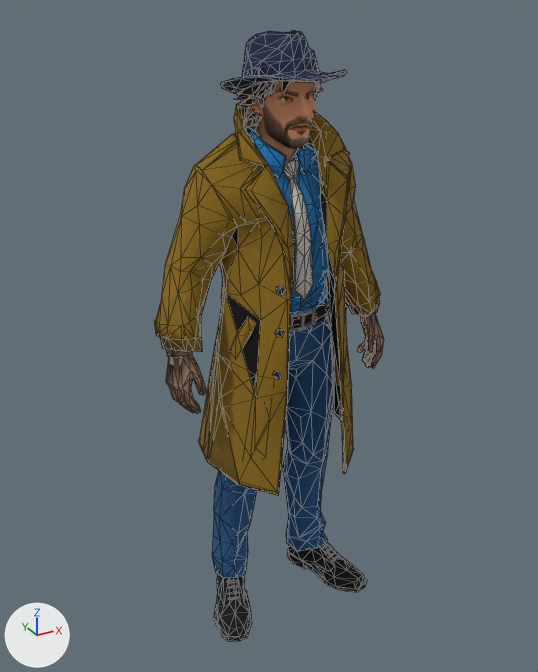
The Blender file ASSETS/MODELS/fit/SEQ_run_stop_L_MALE.blend: old version first, new version second.
Camera for both pictures: a 50 mm lens placed at (-0.566, -0.988, 1.034), pointed at (-0.027, -0.007, 0.543). The axes (+X, +Y, +Z) are drawn at lower left. The lights are the same throughout. The picture after the commit comes second. Both versions are drawn at full value of the shape key 'StopLFix_f05' of 'Outfit_Coat'; the numbers are the values there. Mesh edges are drawn as thin lines on the coarser meshes.

Objects in the first picture: 'Body_Hair_Hat', 'Body_Hands', 'Body_Head', 'Outfit_Coat', 'Outfit_Hat', 'Outfit_Shirt_Coated', 'Outfit_Shoes', 'Outfit_Tie', 'Outfit_Trousers_Coated' and 2 more.
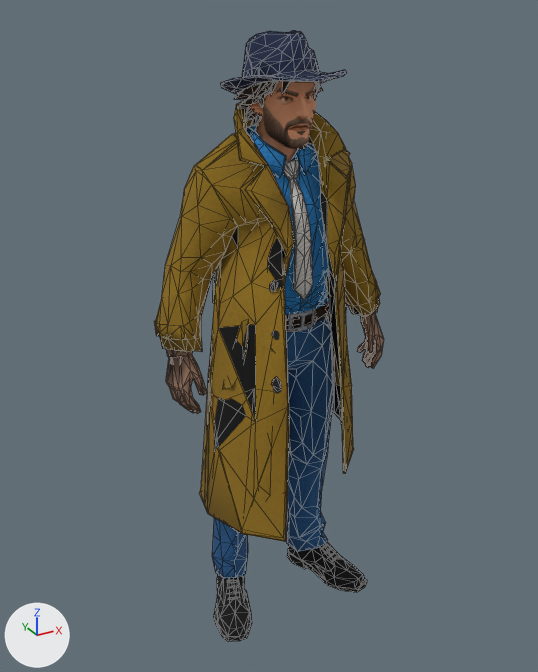
Boxes (x1, y1, x2, y2) around the edits, measured in the pictures (538 x 672 px; the box of a moved part takes in the faces that stretch with it):
'Outfit_Coat', reshaped (12% taller): before (154, 100, 381, 496); after (154, 100, 381, 542)
part 1 of me_outfit_coat, moved or reshaped: before (198, 226, 295, 496); after (199, 226, 294, 542)

Edits to the bpy script that builds the scene:
```text
Change me_outfit_coat:
    used by ob_outfit_coat; location = (0.0, 0.0, 0.0)
    remove me_outfit_coat.from_pydata(...)  # 1362 vertices, 1014 faces; spans x -0.21..0.206, y -0.11..0.121, z 0.304..0.91
    add me_outfit_coat.from_pydata(...)  # 1362 vertices, 1014 faces; spans x -0.21..0.206, y -0.203..0.121, z 0.286..0.91
    me_outfit_coat part 1: 194 of 1362 vertices moved; they spanned x -0.14..-0.037, y -0.11..0.115, z 0.304..0.683 and now span x -0.179..-0.065, y -0.203..0.021, z 0.286..0.709; mean shift (-0.034, -0.053, -0.009); largest move (-0.044, 0.111, 0.335) -> (-0.084, 0.017, 0.286)
    other edits to the shape of me_outfit_coat do not show in these pictures
```
